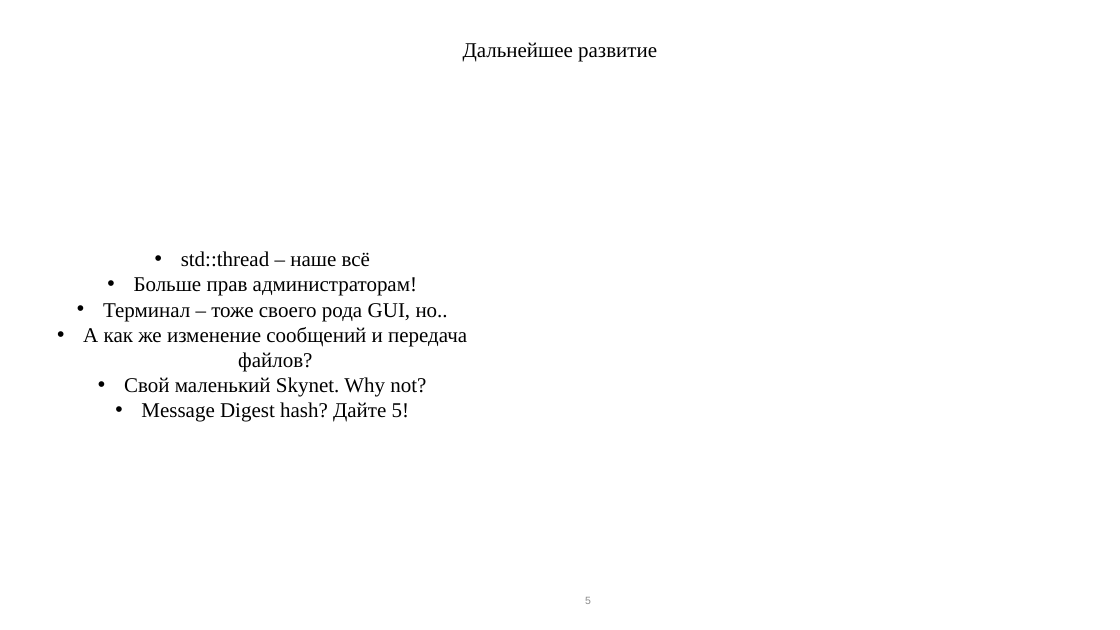
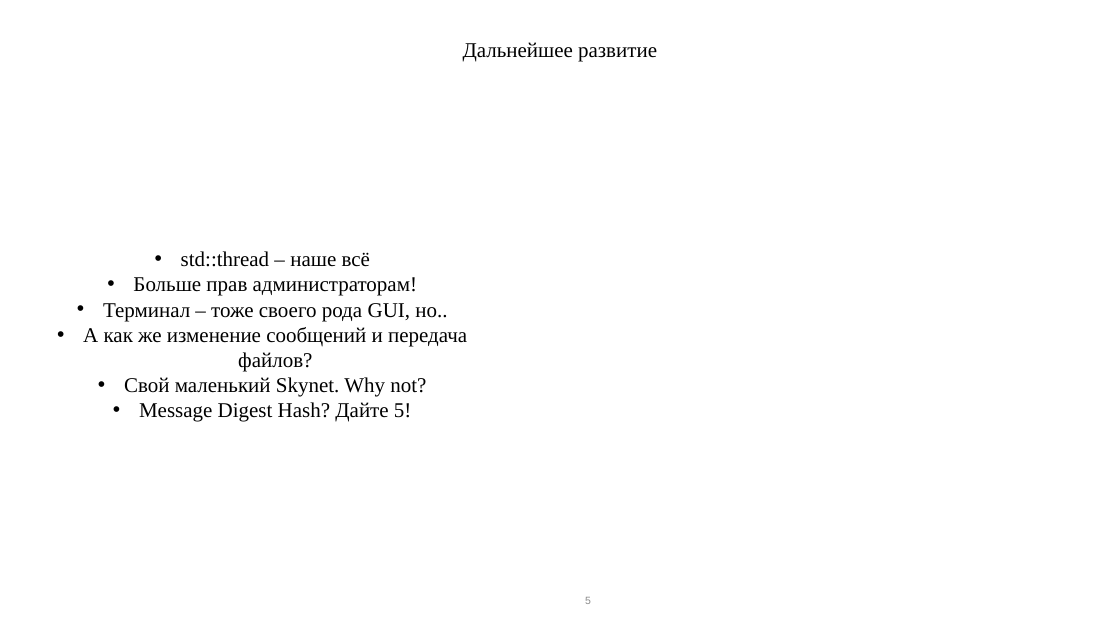
Before and after one commit to CuSynth/ChatAPP, a slide deck: slide 5 of ChatQL.pptx. Drawn at 1120x630 pixels with LibreOffice and Linux fonts; fonts in the diff are those of the drawing; background and template pictures are left out. Boxes give left, top, right and bottom in pixels: in the first picture for what was removed or moved away, otherwise in the second. Text is boxed around its words. In the diff, an @@ line names an element or a change of style, - is before the commit and + after.

Commit message:
gitignore changed. Typo in pptx fixed

```diff
--- a/ChatQL.pptx
+++ b/ChatQL.pptx
@@ text at <box>139,402,411,422</box>: text changed @@
-• Message Digest hash? Дайте 5!
+• Message Digest Hash? Дайте 5!
```
Also in this commit, not shown: 1 other file.
